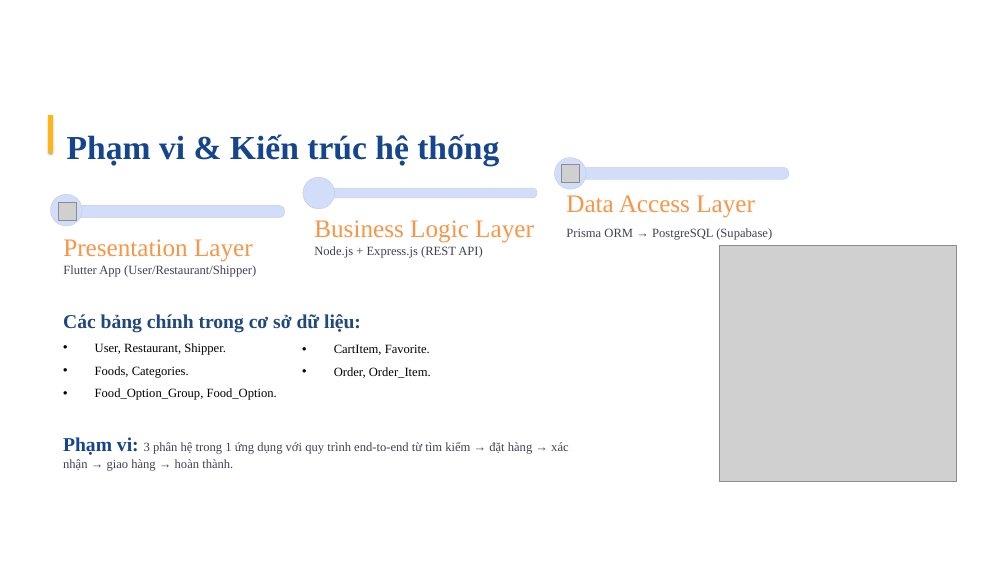
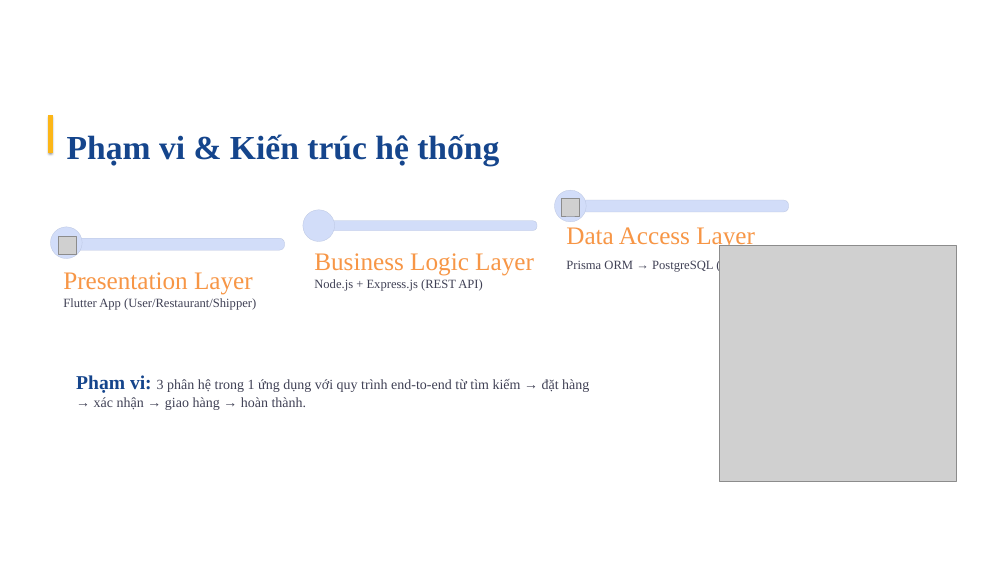
Before and after one commit to NguyenCongAn10/AppFoodDelivery, a slide deck: slide 5 of Powerpoint_NguyenCongAn.pptx. Drawn at 1008x567 pixels with LibreOffice and Linux fonts; fonts in the diff are those of the drawing; grey boxes stand for pictures; background and template pictures are left out. Boxes give left, top, right and bottom in pixels: in the first picture for what was removed or moved away, otherwise in the second. Text is boxed around its words. In the diff, an @@ line names an element or a change of style, - is before the commit and + after.

```diff
--- a/Powerpoint_NguyenCongAn.pptx
+++ b/Powerpoint_NguyenCongAn.pptx
@@ 5 rounded rectangles, 3 texts, 2 pictures: place and size @@
-5 rounded rectangles, 3 texts, 2 pictures at bbox=[50, 157, 789, 277]
+5 rounded rectangles, 3 texts, 2 pictures at bbox=[50, 190, 789, 310]
@@ rounded rectangle: place and size @@
-rounded rectangle at bbox=[67, 206, 285, 218]
+rounded rectangle at bbox=[67, 238, 285, 250]
@@ text removed at bbox=[63, 314, 361, 400] @@
-Các bảng chính trong cơ sở dữ liệu:
-• User, Restaurant, Shipper.
-• Foods, Categories.
-• Food_Option_Group, Food_Option.
@@ text removed at bbox=[334, 344, 431, 378] @@
-• CartItem, Favorite.
-• Order, Order_Item.
@@ text "Phạm vi: 3 phân hệ ...": place and size @@
-text "Phạm vi: 3 phân hệ ..." at bbox=[63, 437, 568, 471]
+text "Phạm vi: 3 phân hệ ..." at bbox=[76, 375, 589, 410]
@@ text "Phạm vi: 3 phân hệ ..." at bbox=[76, 375, 589, 410]: size 18 to 20 pt @@
```
Also in this commit, not shown: 1 other slide changed, 11 other files.
